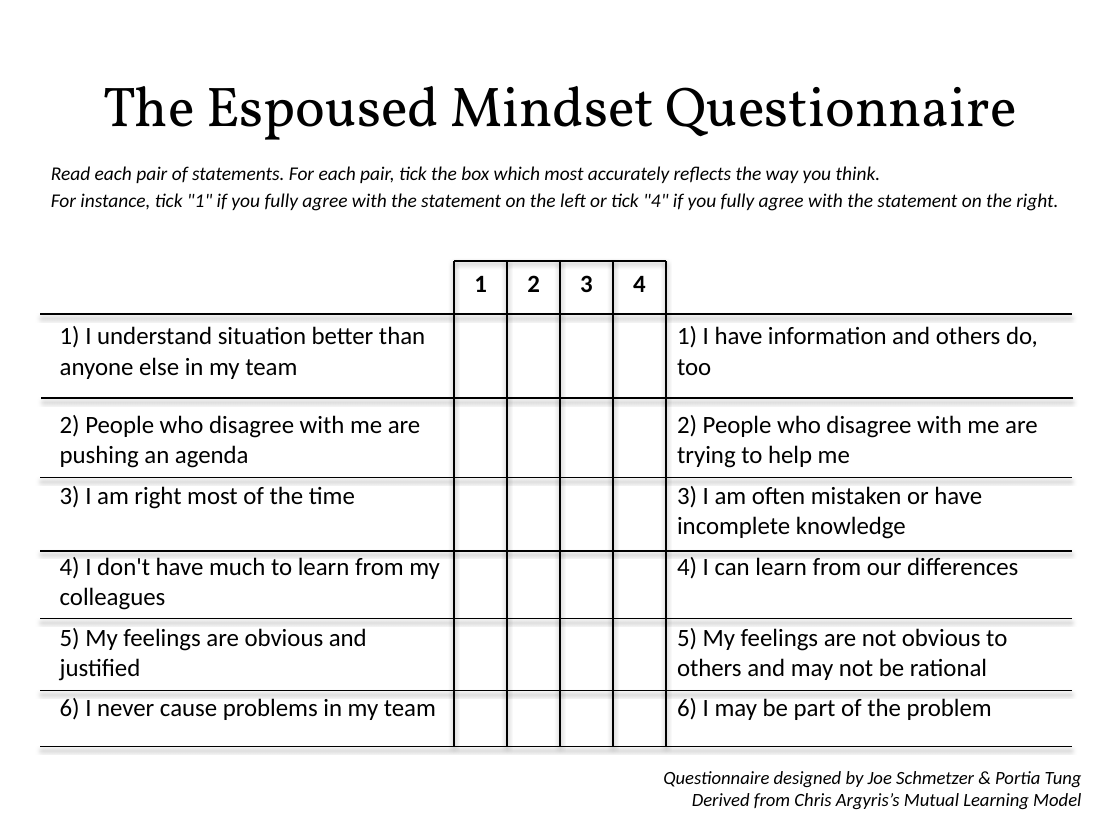
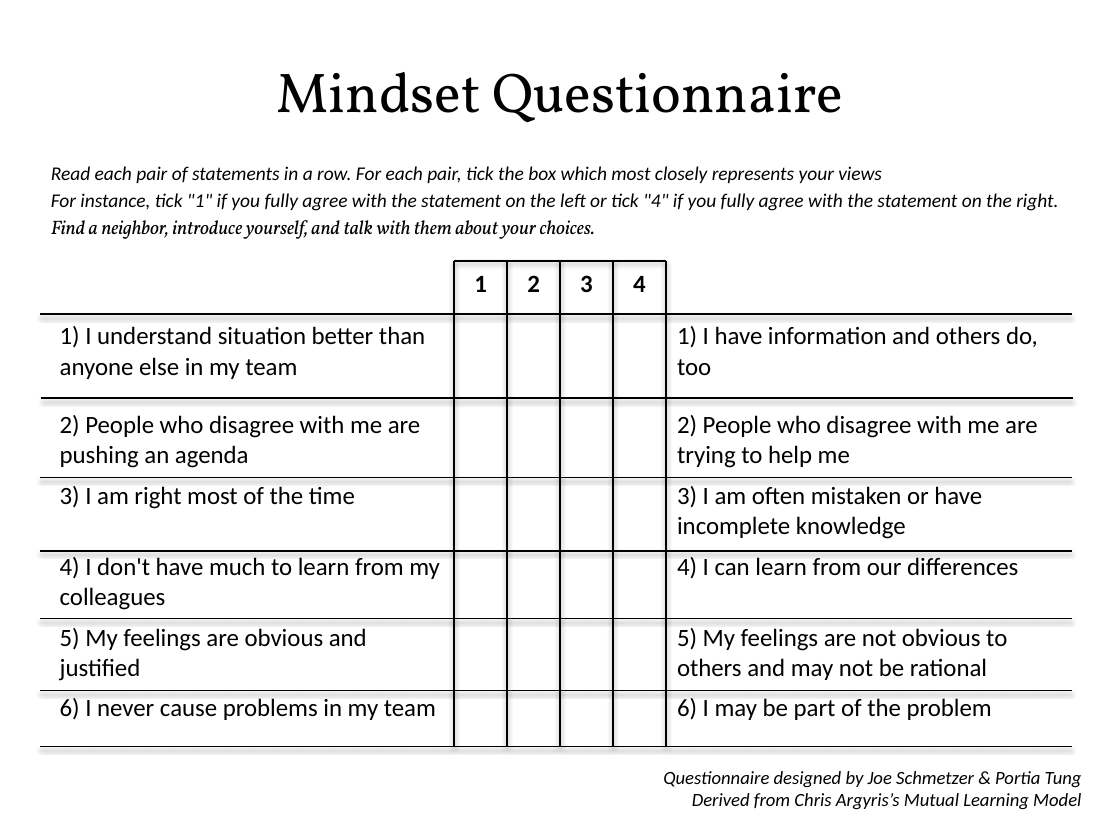
Before and after one commit to tumbarumba/effective-communication, a slide deck: slide 5 of The Fellowship of the Ring.pptx. Drawn at 1120x840 pixels with LibreOffice and Linux fonts; fonts in the diff are those of the drawing. Boxes give left, top, right and bottom in pixels: in the first picture for what was removed or moved away, otherwise in the second. Text is boxed around its words. In the diff, an @@ line names an element or a change of style, - is before the commit and + after.

```diff
--- a/The Fellowship of the Ring.pptx
+++ b/The Fellowship of the Ring.pptx
@@ title at <box>277,72,843,123</box>: text changed @@
-The Espoused Mindset Questionnaire
+Mindset Questionnaire
@@ text at <box>51,166,882,183</box>: text changed @@
-Read each pair of statements. For each pair, tick the box which most accurately reflects the way you think.
+Read each pair of statements in a row. For each pair, tick the box which most closely represents your views
@@ text at <box>51,220,595,239</box>: paragraph added @@
+Find a neighbor, introduce yourself, and talk with them about your choices.
```
Also in this commit, not shown: 1 other file.
